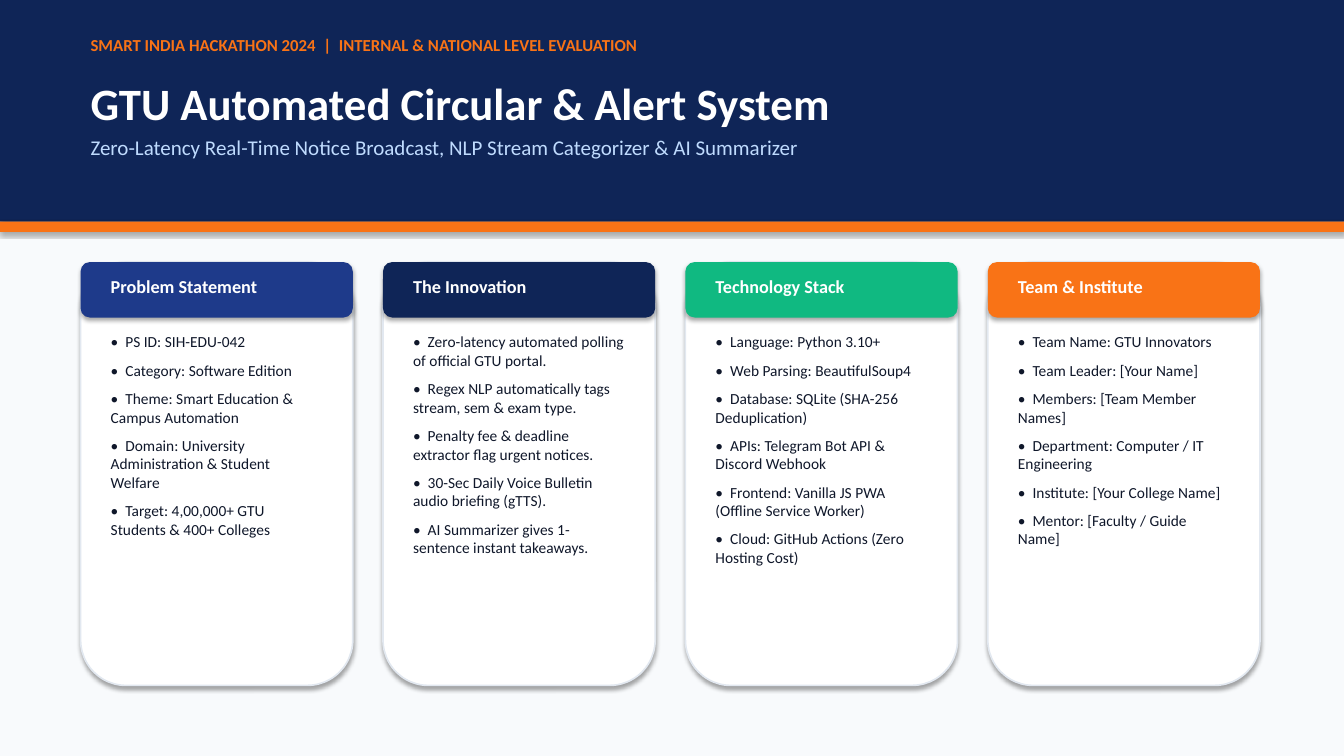
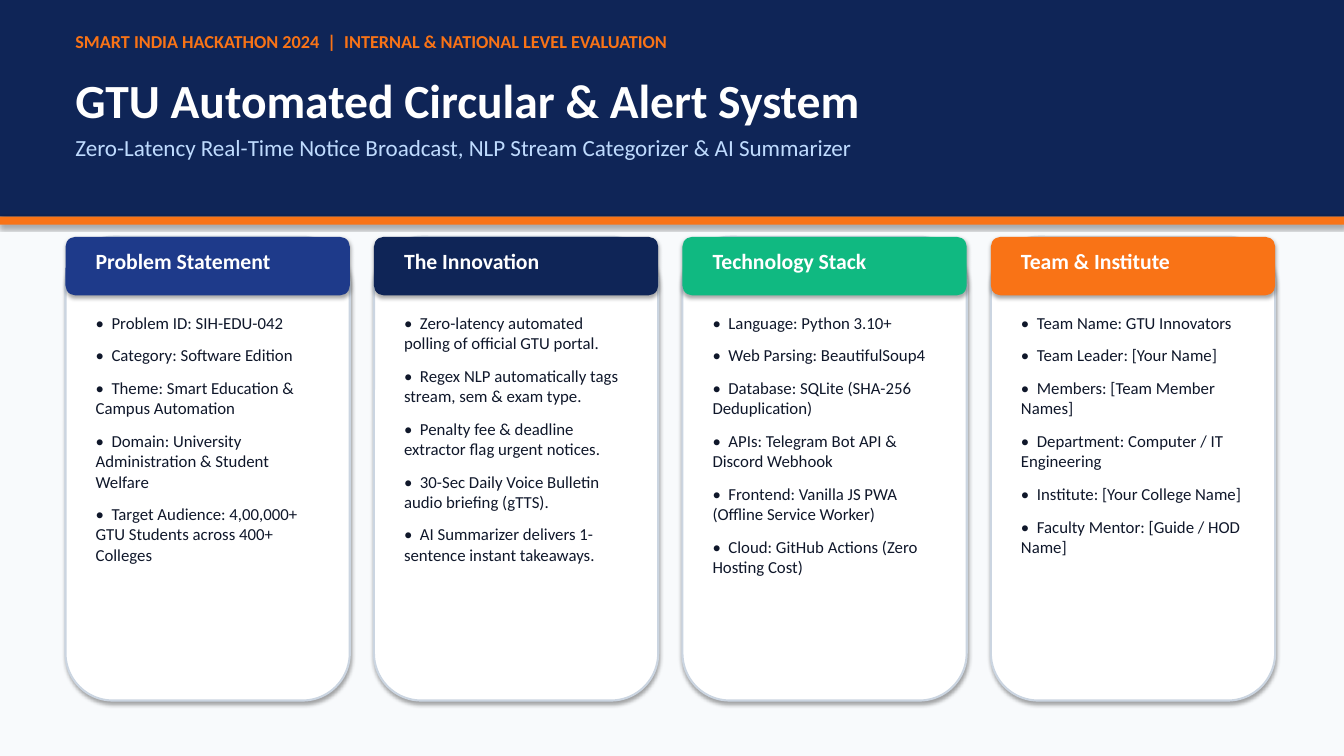
Before and after one commit to SMuhammad24/GTUAlertsystem, a slide deck: slide 1 of SIH2024_GTU_Alert_System_Presentation.pptx. Drawn at 1344x756 pixels with LibreOffice and Linux fonts; fonts in the diff are those of the drawing. Boxes give left, top, right and bottom in pixels: in the first picture for what was removed or moved away, otherwise in the second. Text is boxed around its words. In the diff, an @@ line names an element or a change of style, - is before the commit and + after.

Commit message:
style: enlarge fonts and optimize slide space utilization in SIH presentation

```diff
--- a/SIH2024_GTU_Alert_System_Presentation.pptx
+++ b/SIH2024_GTU_Alert_System_Presentation.pptx
@@ rectangle resized from (x1=0, y1=0, x2=1344, y2=222) to (x1=0, y1=0, x2=1344, y2=217) @@
@@ text "SMART INDIA HACKATHON 2024 | ..." moved from (x1=91, y1=40, x2=637, y2=51) to (x1=75, y1=36, x2=667, y2=48) @@
@@ text "SMART INDIA HACKATHON 2024 | ..." at (x1=75, y1=36, x2=667, y2=48): size 12 to 13 pt @@
@@ text "GTU Automated Circular & Alert ..." moved from (x1=91, y1=88, x2=830, y2=159) to (x1=75, y1=84, x2=859, y2=160) @@
@@ text "GTU Automated Circular & Alert ..." at (x1=75, y1=84, x2=859, y2=160): size 32 to 34 pt in "GTU Automated Circular & Alert System"; size 15 to 16.5 pt in "Zero-Latency Real-Time Notice Broadcast, NLP Stream Categori ..." @@
@@ rectangle moved from (x1=0, y1=222, x2=1344, y2=232) to (x1=0, y1=217, x2=1344, y2=225) @@
@@ rounded rectangle resized from (x1=81, y1=262, x2=353, y2=318) to (x1=66, y1=237, x2=350, y2=295) @@
@@ rounded rectangle resized from (x1=81, y1=262, x2=353, y2=686) to (x1=66, y1=237, x2=350, y2=701) @@
@@ rounded rectangle resized from (x1=383, y1=262, x2=655, y2=318) to (x1=374, y1=237, x2=658, y2=295) @@
@@ rounded rectangle resized from (x1=383, y1=262, x2=655, y2=686) to (x1=374, y1=237, x2=658, y2=701) @@
@@ rounded rectangle resized from (x1=686, y1=262, x2=958, y2=318) to (x1=683, y1=237, x2=967, y2=295) @@
@@ rounded rectangle resized from (x1=686, y1=262, x2=958, y2=686) to (x1=683, y1=237, x2=967, y2=701) @@
@@ rounded rectangle resized from (x1=988, y1=262, x2=1260, y2=318) to (x1=991, y1=237, x2=1275, y2=295) @@
@@ outline #E2E8F0 1.2 pt to #CBD5E1 1.5 pt in 4 elements at (x1=374, y1=237, x2=658, y2=701), (x1=683, y1=237, x2=967, y2=701), (x1=66, y1=237, x2=350, y2=701), (x1=991, y1=237, x2=1275, y2=701) @@
@@ rounded rectangle resized from (x1=988, y1=262, x2=1260, y2=686) to (x1=991, y1=237, x2=1275, y2=701) @@
@@ text "Problem Statement" moved from (x1=111, y1=280, x2=258, y2=293) to (x1=96, y1=253, x2=271, y2=269) @@
@@ text "The Innovation" moved from (x1=413, y1=280, x2=526, y2=293) to (x1=404, y1=253, x2=539, y2=269) @@
@@ text "Technology Stack" moved from (x1=715, y1=280, x2=844, y2=296) to (x1=713, y1=253, x2=867, y2=273) @@
@@ size 13 to 15.5 pt in 4 elements at (x1=404, y1=253, x2=539, y2=269), (x1=713, y1=253, x2=867, y2=273), (x1=96, y1=253, x2=271, y2=269), (x1=1021, y1=254, x2=1170, y2=269) @@
@@ text "Team & Institute" moved from (x1=1018, y1=280, x2=1143, y2=293) to (x1=1021, y1=254, x2=1170, y2=269) @@
@@ text "• Problem ID: SIH-EDU-042" moved from (x1=111, y1=337, x2=292, y2=538) to (x1=96, y1=317, x2=297, y2=564) @@
@@ text at (x1=112, y1=317, x2=283, y2=329): text changed; size 11 to 12 pt @@
-• PS ID: SIH-EDU-042
+• Problem ID: SIH-EDU-042
@@ text "• Zero-latency automated polling of ..." moved from (x1=413, y1=336, x2=623, y2=556) to (x1=404, y1=317, x2=618, y2=564) @@
@@ text at (x1=404, y1=317, x2=618, y2=511): size 11 to 12 pt in "• Zero-latency automated polling of official GTU ...", "• Regex NLP automatically tags stream, sem ...", "• Penalty fee & deadline extractor flag ...", "• 30-Sec Daily Voice Bulletin audio briefing ..."; more space between paragraphs @@
@@ text "• Language: Python 3.10+" moved from (x1=715, y1=336, x2=911, y2=566) to (x1=713, y1=317, x2=925, y2=576) @@
@@ text "• Language: Python 3.10+" at (x1=713, y1=317, x2=925, y2=576): size 11 to 12 pt; more space between paragraphs @@
@@ text "• Team Name: GTU Innovators" moved from (x1=1018, y1=337, x2=1220, y2=546) to (x1=1021, y1=318, x2=1241, y2=556) @@
@@ text at (x1=1021, y1=318, x2=1241, y2=503): size 11 to 12 pt in "• Team Name: GTU Innovators", "• Team Leader: [Your Name]", "• Members: [Team Member Names]", "• Department: Computer / IT Engineering" and 1 more places; more space between paragraphs @@
@@ text at (x1=96, y1=349, x2=293, y2=488): size 11 to 12 pt in "• Category: Software Edition", "• Theme: Smart Education & Campus Automation", "• Domain: University Administration & Student Welfare"; more space between paragraphs @@
@@ text at (x1=96, y1=508, x2=297, y2=564): text changed; size 11 to 12 pt @@
-• Target: 4,00,000+ GTU Students & 400+ Colleges
+• Target Audience: 4,00,000+ GTU Students across 400+ Colleges
@@ text at (x1=404, y1=528, x2=595, y2=564): text changed; size 11 to 12 pt @@
-• AI Summarizer gives 1-sentence instant takeaways.
+• AI Summarizer delivers 1-sentence instant takeaways.
@@ text at (x1=1021, y1=521, x2=1240, y2=556): text changed; size 11 to 12 pt @@
-• Mentor: [Faculty / Guide Name]
+• Faculty Mentor: [Guide / HOD Name]
```
Also in this commit, not shown: 9 other slides changed, 1 other file.
